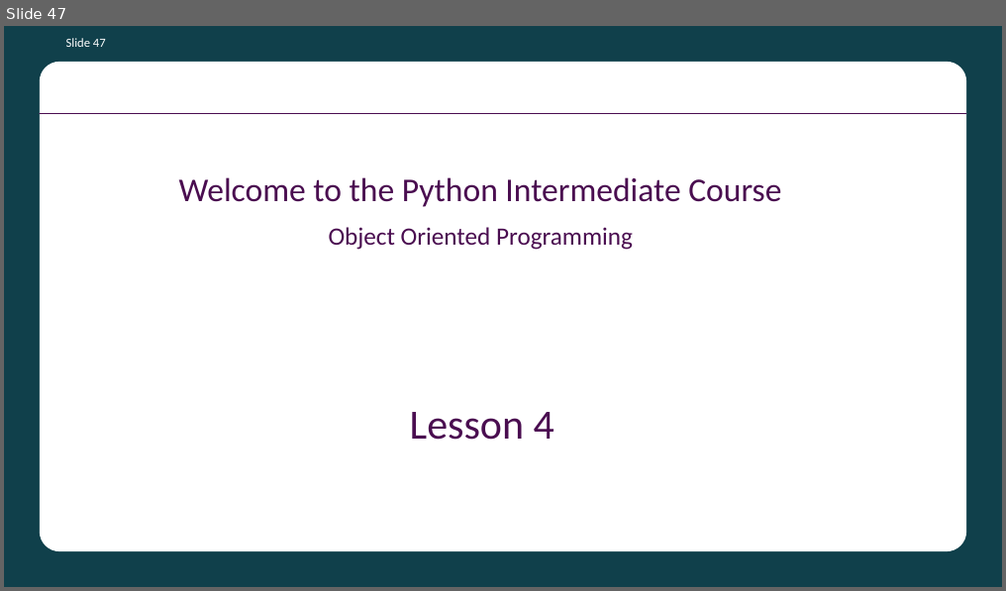
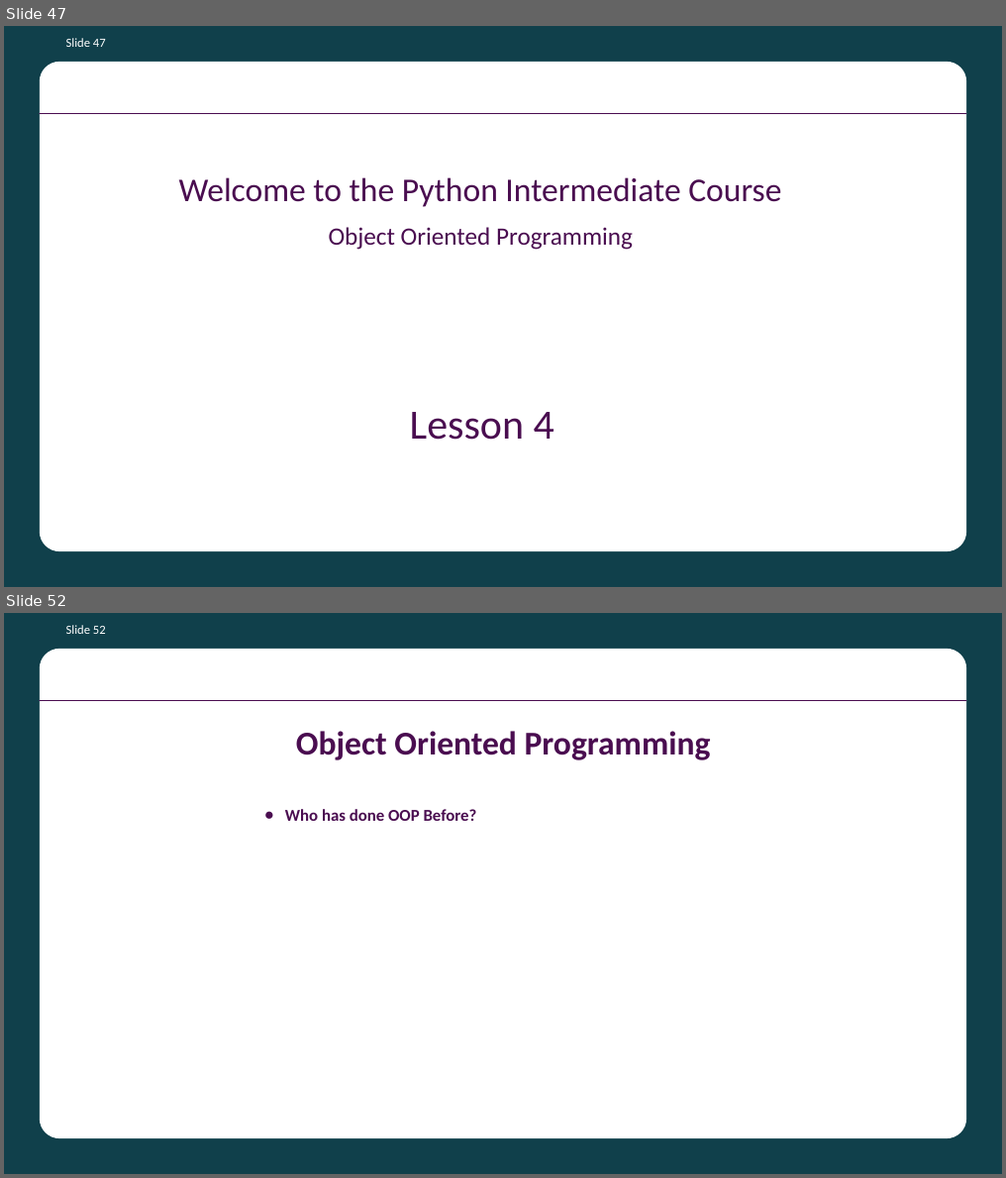
Before and after one commit to batecsw/OOP_class_work, a slide deck: Python OOP Course Presentation.pptx. Shown one above the other, each under a label of ours: slide 47 before the commit, slides 47 and 52 after it; the slides between them are not shown. The pictures are 1006x591 and 1006x1178 pixels, drawn with LibreOffice and Linux fonts; fonts in the diff are those of the drawing; background and template pictures are left out. Boxes give left, top, right and bottom in pixels: in the first picture for what was removed or moved away, otherwise in the second. Text is boxed around its words. In the diff, an @@ line names an element or a change of style, - is before the commit and + after.

```diff
--- a/Python OOP Course Presentation.pptx
+++ b/Python OOP Course Presentation.pptx
@@ slide 52 added at bbox=[4, 613, 1002, 1174], background #10404B; not listed: 2 template elements that a slide beside it also shows @@
@@ page number added at bbox=[66, 625, 106, 634], 18 pt, text #FFFFFF @@
+Slide 52
@@ title added at bbox=[296, 731, 711, 761], 48 pt, text #4A0D50, bold @@
+Object Oriented Programming
@@ title added at bbox=[285, 809, 477, 821], 24 pt, text #4A0D50, bold @@
+● Who has done OOP Before?
```
Also in this commit, not shown: 6 other slides added, 2 other files.
